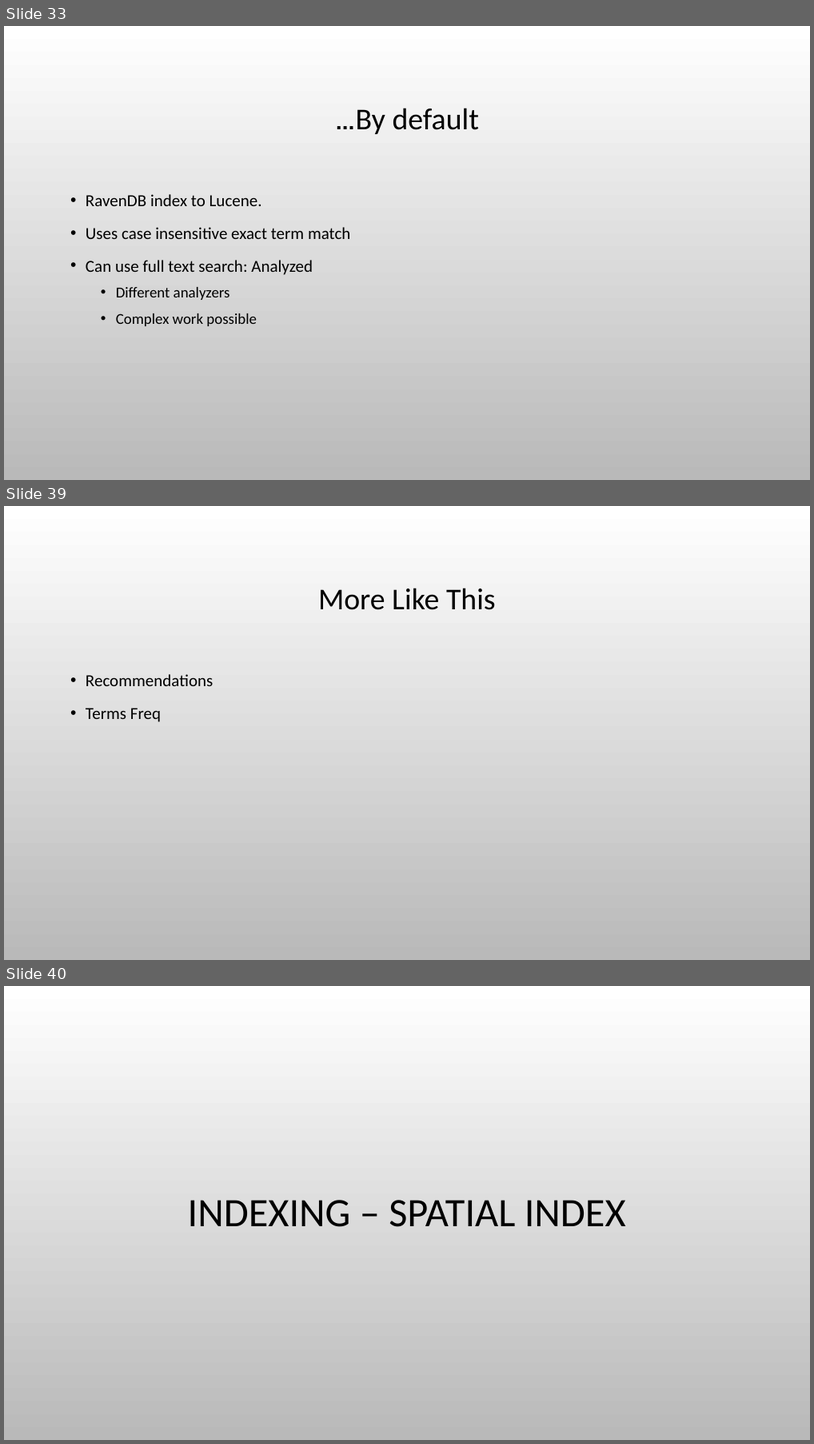
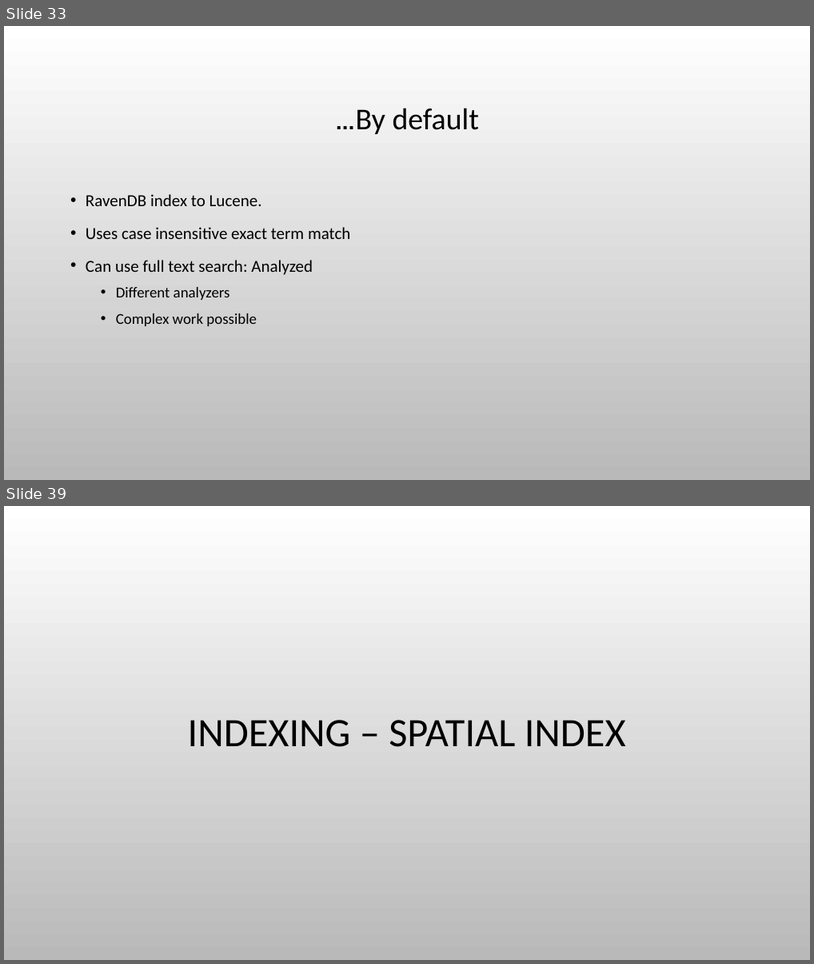
Before and after one commit to myarichuk/SeminarStuff, a slide deck: Presentations/Indexes.pptx. Shown one above the other, each under a label of ours: slides 33, 39 and 40 before the commit, slides 33 and 39 after it; the slides between them are not shown. The pictures are 814x1444 and 814x964 pixels, drawn with LibreOffice and Linux fonts; fonts in the diff are those of the drawing; background and template pictures are left out. Boxes give left, top, right and bottom in pixels: in the first picture for what was removed or moved away, otherwise in the second. Text is boxed around its words. In the diff, an @@ line names an element or a change of style, - is before the commit and + after.

```diff
--- a/Presentations/Indexes.pptx
+++ b/Presentations/Indexes.pptx
@@ slide 39 removed at [4,506,810,960], background picture (left out) @@
@@ title removed at [318,588,496,610] @@
-More Like This
@@ text removed at [86,674,213,722] @@
-• Recommendations
-• Terms Freq
@@ what was slide 40 is now slide 39 @@
```
Also in this commit, not shown: 13 slides changed, 12 other files.
